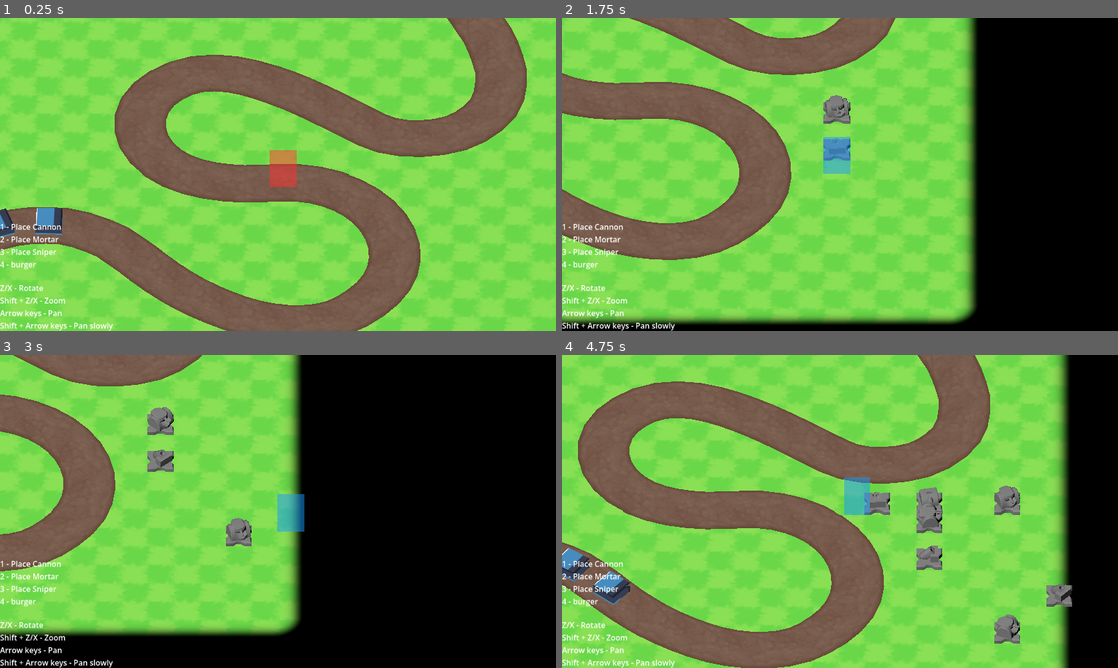
Above: before the commit, frames 1-4 (two rows, left to right).
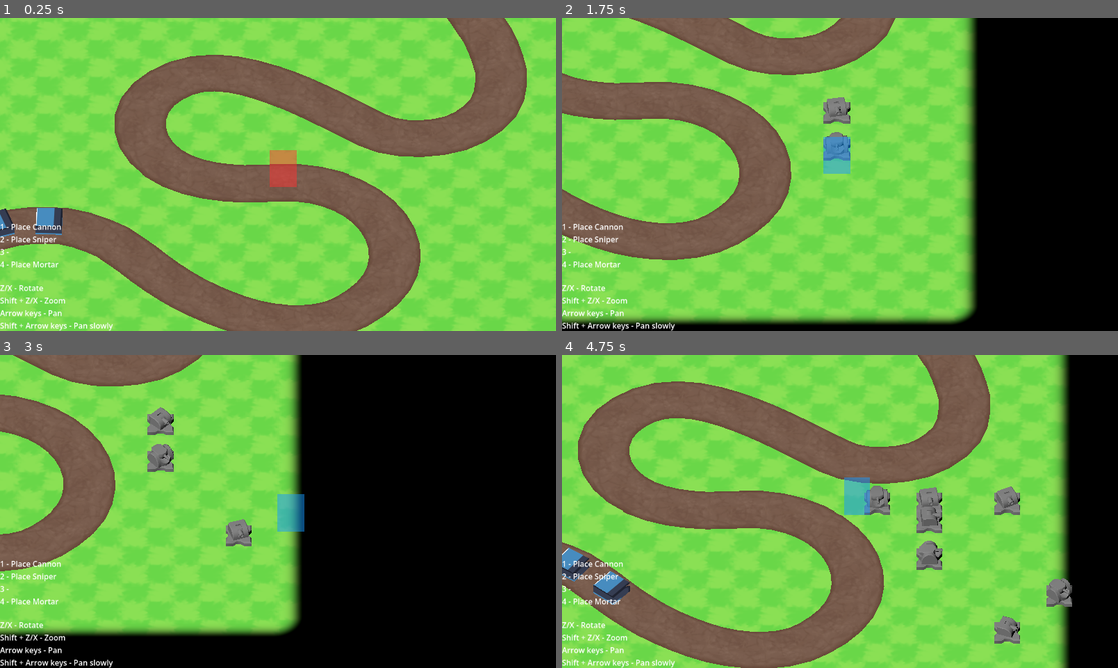
Above: after the commit, the same moments.

Repository: dairycultist/furry-roguelike-platformer
Game: Godot game, scene res://scene.tscn
Same seed, same stepped clock (60 frames per second), same inputs: the game is played once before the commit and once after it. The engine's default icon, where the game draws it, is replaced by a stand-in: a white triangle on a blue panel in a dark square.
Inputs:
- Up to frame 1 (0.25 s): no input
- Up to frame 2 (1.75 s): hold Right (pan_right) 0.53-1.28 s; tap 2 (tool_2) at 0.6, 1.55 s; tap 3 (tool_3) at 0.8, 1.35 s; hold Down (pan_down) from 1.28 s (still down)
- Up to frame 3 (3 s): release Down (pan_down) at 2.03 s; hold Right (pan_right) 2.03-2.78 s; tap X (camalt_negative) at 2.1 s; tap 3 (tool_3) at 2.3 s; hold Up (pan_up) from 2.78 s (still down); tap Z (camalt_positive) at 2.85 s
- Up to frame 4 (4.75 s): tap 2 (tool_2) at 3.05, 4.55 s; release Up (pan_up) at 3.53 s; hold Shift (modify_action) 3.53-4.28 s; hold Left (pan_left) from 3.53 s (still down); tap 3 (tool_3) at 3.8 s; tap 1 (tool_1) at 4.35 s

The runs differ from the first frame. In frame 1, 0.2% of the frame differs, in the area x 2-11%, y 69-81%; in frame 2, 0.4%; in frame 3, 0.6%; in frame 4, 0.9%, in the area x 2-92%, y 41-91%.

Commit message:
Long range towers

Diff:
--- a/player.gd
+++ b/player.gd
@@ -1,8 +1,9 @@
 extends Node3D;
 
 const cannon_prefab = preload("res://tower/cannon/cannon1.tscn");
+const sniper_prefab = preload("res://tower/sniper/sniper1.tscn");
+
 const mortar_prefab = preload("res://tower/mortar/mortar1.tscn");
-const sniper_prefab = preload("res://tower/sniper/sniper1.tscn");
 
 @export var ZOOM_SPEED := 10.0;
 @export var PAN_SPEED_MULT := 0.8;
@@ -81,11 +82,11 @@
 		if Input.is_action_just_pressed("tool_1"):
 			tower = cannon_prefab.instantiate();
 		elif Input.is_action_just_pressed("tool_2"):
+			tower = sniper_prefab.instantiate();
+		elif Input.is_action_just_pressed("tool_3"):
+			tower = cannon_prefab.instantiate();
+		else:
 			tower = mortar_prefab.instantiate();
-		elif Input.is_action_just_pressed("tool_3"):
-			tower = sniper_prefab.instantiate();
-		else:
-			tower = cannon_prefab.instantiate();
 
 		tower_parent.add_child(tower);
 		tower.enemy_path = enemy_path;
--- a/scene.tscn
+++ b/scene.tscn
@@ -93,20 +93,6 @@
 Shift + Arrow keys - Pan slowly"
 vertical_alignment = 2
 
-[node name="TowerTypeLabel" type="Label" parent="." unique_id=490998936]
-anchors_preset = 2
-anchor_top = 1.0
-anchor_bottom = 1.0
-offset_top = -228.0
-offset_right = 136.0
-offset_bottom = -127.0
-grow_vertical = 0
-text = "1 - Place Cannon
-2 - Place Mortar
-3 - Place Sniper
-4 - burger"
-vertical_alignment = 2
-
 [node name="GridMap" type="GridMap" parent="." unique_id=269219875]
 mesh_library = SubResource("MeshLibrary_lxpj2")
 cell_size = Vector3(1, 1, 1)
@@ -118,6 +104,20 @@
 
 [node name="Player" type="Node3D" parent="GridMap" unique_id=945685676]
 script = ExtResource("2_nxogm")
+
+[node name="TowerTypeLabel" type="Label" parent="GridMap/Player" unique_id=490998936]
+anchors_preset = 2
+anchor_top = 1.0
+anchor_bottom = 1.0
+offset_top = -228.0
+offset_right = 136.0
+offset_bottom = -127.0
+grow_vertical = 0
+text = "1 - Place Cannon
+2 - Place Sniper
+3 -
+4 - Place Mortar"
+vertical_alignment = 2
 
 [node name="CameraAnchor" type="Node3D" parent="GridMap/Player" unique_id=310821411]
 
--- a/tower/mortar/mortar1.tscn
+++ b/tower/mortar/mortar1.tscn
@@ -7,7 +7,7 @@
 [ext_resource type="ArrayMesh" uid="uid://brqw8q3xlx0oi" path="res://tower/muzzle_flash.obj" id="5_nqktt"]
 [ext_resource type="Shader" uid="uid://bl2sqbvsmbi5q" path="res://toon.gdshader" id="6_pa1ad"]
 [ext_resource type="Texture2D" uid="uid://bjvgrdv7uu0gq" path="res://tower/muzzle_flash.png" id="7_h3smt"]
-[ext_resource type="Texture2D" uid="uid://c64dvti0otlrp" path="res://radius.png" id="8_alukg"]
+[ext_resource type="Texture2D" uid="uid://4bsvmoct5kwv" path="res://radius_longrange.png" id="8_hlpm8"]
 
 [sub_resource type="ShaderMaterial" id="ShaderMaterial_4rfjx"]
 render_priority = 0
@@ -22,6 +22,7 @@
 [node name="Mortar" type="Node3D" unique_id=1625817297]
 script = ExtResource("1_hlpm8")
 max_targeting_distance = 7
+long_range_only = true
 
 [node name="Base" type="MeshInstance3D" parent="." unique_id=798336857]
 mesh = ExtResource("2_edw4o")
@@ -41,7 +42,7 @@
 
 [node name="Radius" type="Decal" parent="." unique_id=467498380]
 size = Vector3(3, 2, 3)
-texture_albedo = ExtResource("8_alukg")
+texture_albedo = ExtResource("8_hlpm8")
 albedo_mix = 0.3
 upper_fade = 1e-05
 lower_fade = 1e-05
--- a/tower/sniper/sniper1.tscn
+++ b/tower/sniper/sniper1.tscn
@@ -7,7 +7,7 @@
 [ext_resource type="ArrayMesh" uid="uid://brqw8q3xlx0oi" path="res://tower/muzzle_flash.obj" id="5_qej70"]
 [ext_resource type="Shader" uid="uid://bl2sqbvsmbi5q" path="res://toon.gdshader" id="6_q3a56"]
 [ext_resource type="Texture2D" uid="uid://bjvgrdv7uu0gq" path="res://tower/muzzle_flash.png" id="7_ydtxl"]
-[ext_resource type="Texture2D" uid="uid://c64dvti0otlrp" path="res://radius.png" id="8_rhqjv"]
+[ext_resource type="Texture2D" uid="uid://4bsvmoct5kwv" path="res://radius_longrange.png" id="8_4aon5"]
 
 [sub_resource type="ShaderMaterial" id="ShaderMaterial_4rfjx"]
 render_priority = 0
@@ -22,6 +22,7 @@
 [node name="Sniper" type="Node3D" unique_id=1625817297]
 script = ExtResource("1_4aon5")
 max_targeting_distance = 7
+long_range_only = true
 
 [node name="Base" type="MeshInstance3D" parent="." unique_id=798336857]
 mesh = ExtResource("2_jna55")
@@ -41,7 +42,7 @@
 
 [node name="Radius" type="Decal" parent="." unique_id=467498380]
 size = Vector3(3, 2, 3)
-texture_albedo = ExtResource("8_rhqjv")
+texture_albedo = ExtResource("8_4aon5")
 albedo_mix = 0.3
 upper_fade = 1e-05
 lower_fade = 1e-05
--- a/tower/tower.gd
+++ b/tower/tower.gd
@@ -3,8 +3,8 @@
 class_name Tower;
 
 @export var damage : int = 1;
-# TODO @export var min_targeting_distance : int = 0;
 @export var max_targeting_distance : int = 3;
+@export var long_range_only : bool = false;
 
 var enemy_path : Node3D;
 
@@ -31,7 +31,10 @@
 	var in_range : Array[Node3D] = [];
 
 	for enemy in enemy_path.get_children():
-		if Vector3(enemy.global_position.x, 0.0, enemy.global_position.z).distance_to(global_position) <= max_targeting_distance + 0.5:
+
+		var dist = Vector3(enemy.global_position.x, 0.0, enemy.global_position.z).distance_to(global_position);
+
+		if dist <= max_targeting_distance + 0.5 and (not long_range_only or dist >= (max_targeting_distance + 0.5) / 2.0):
 			in_range.push_front(enemy);
 
 	# do stuff with targets
Binary file added: radius_longrange.png
Not shown, added: radius_longrange.png.import
Not shown, changed: README.md
